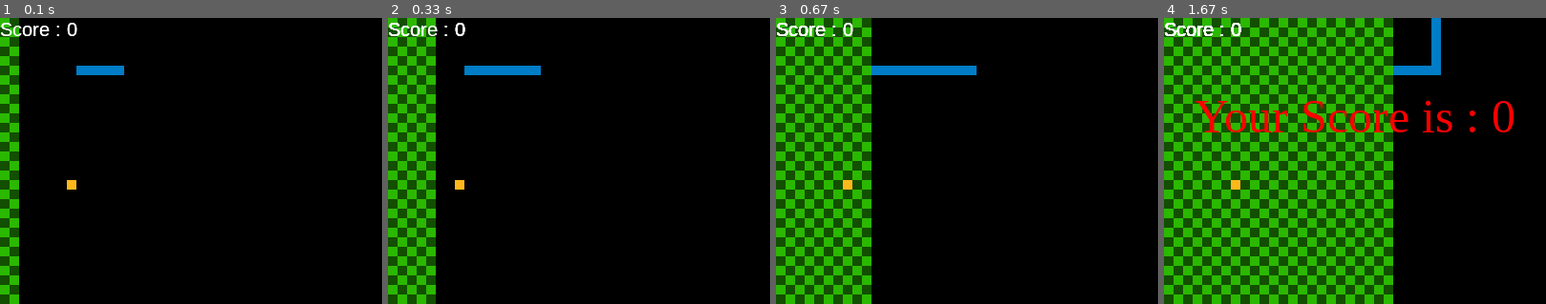
Above: before the commit, frames 1-4 (left to right).
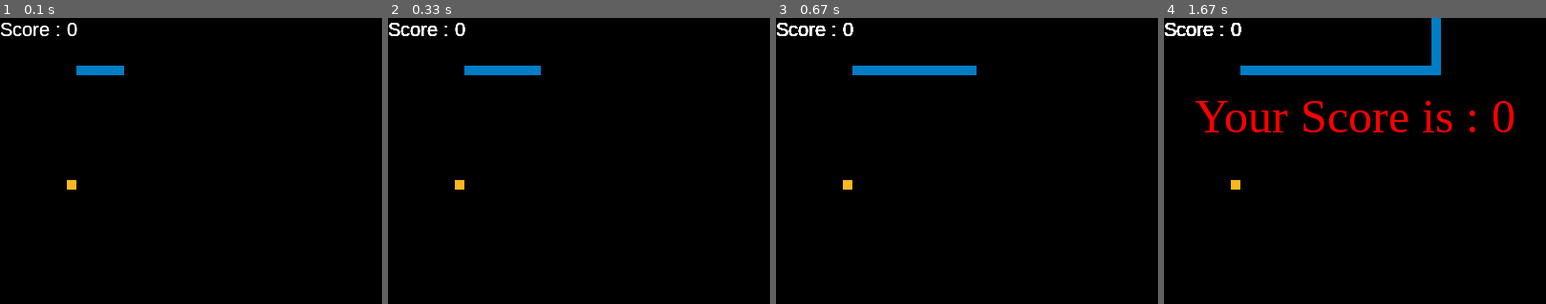
Above: after the commit, the same moments.

Repository: nicolas-rigal/snake
Game: pygame game, started from pygame_sonic_snake.py
The game is run twice, just before and just after one commit, with the same random seed, the same clock (stepped at 60 frames per second) and the same inputs.
Inputs:
- Up to frame 1 (0.1 s): no input
- Up to frame 2 (0.33 s): no input
- Up to frame 3 (0.67 s): tap Enter at 0.33 s
- Up to frame 4 (1.67 s): hold Up 1.17-1.63 s

The runs differ from the first frame. In frame 1, 4.9% of the frame differs, in the area x 0-5%, y 0-100%; in frame 2, 12%; in frame 3, 25%; in frame 4, 58%, in the area x 0-60%, y 0-100%.

Commit message:
juste un jeux Snake adapter à l'univers de Sonic
correction damier

Diff:
--- a/pygame_sonic_snake.py
+++ b/pygame_sonic_snake.py
@@ -52,6 +52,13 @@
 # Dimensions des cases du damier
 square_size = 10
 
+def draw_damier():
+    for x in range(0, window_x, square_size):
+        for y in range(0, window_y, square_size):
+            rect = pygame.Rect(x, y, square_size, square_size)
+            color = light_green if (x + y) % (square_size*2) < square_size else dark_green
+            pygame.draw.rect(game_window, color, rect)
+
 # defining snake default position
 snake_position = [100, 50]
 
@@ -131,11 +138,6 @@
 runnig = True
 # Main Function
 while runnig:
-    for x in range(0, window_x, square_size):
-        for y in range(0, window_y, square_size):
-            rect = pygame.Rect(x, y, square_size, square_size)
-            color = light_green if (x + y) % (square_size*2) < square_size else dark_green
-            pygame.draw.rect(game_window, color, rect)
 
         # handling key events
         for event in pygame.event.get():
